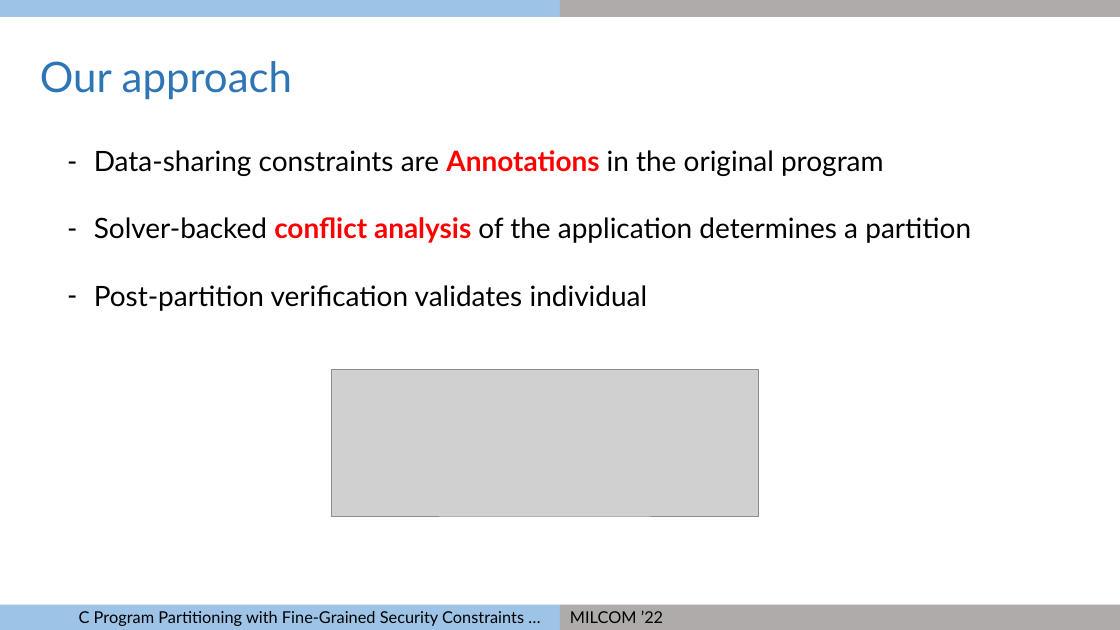
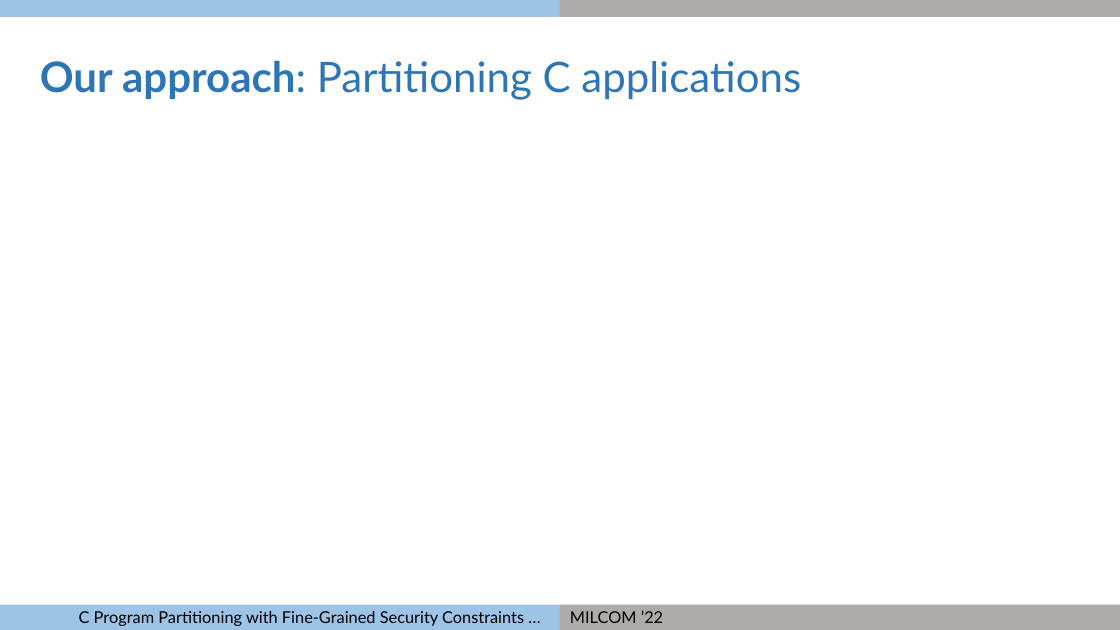
Before and after one commit to gaps-closure/ect, a slide deck: slide 15 of milcom-2022.pptx (slide 14 before the commit). Drawn at 1120x630 pixels with LibreOffice and Linux fonts; fonts in the diff are those of the drawing; grey boxes stand for pictures. Boxes give left, top, right and bottom in pixels: in the first picture for what was removed or moved away, otherwise in the second. Text is boxed around its words. In the diff, an @@ line names an element or a change of style, - is before the commit and + after.

```diff
--- a/milcom-2022.pptx
+++ b/milcom-2022.pptx
@@ text at bbox=[40, 60, 801, 100]: text changed @@
-Our approach
+Our approach: Partitioning C applications
@@ text removed at bbox=[94, 150, 971, 311] @@
-– Data-sharing constraints are Annotations in the original program
-– Solver-backed conflict analysis of the application determines a partition
-– Post-partition verification validates individual
@@ picture removed at bbox=[331, 370, 758, 516] @@
```
Also in this commit, not shown: 18 other slides changed, 68 slides added.
